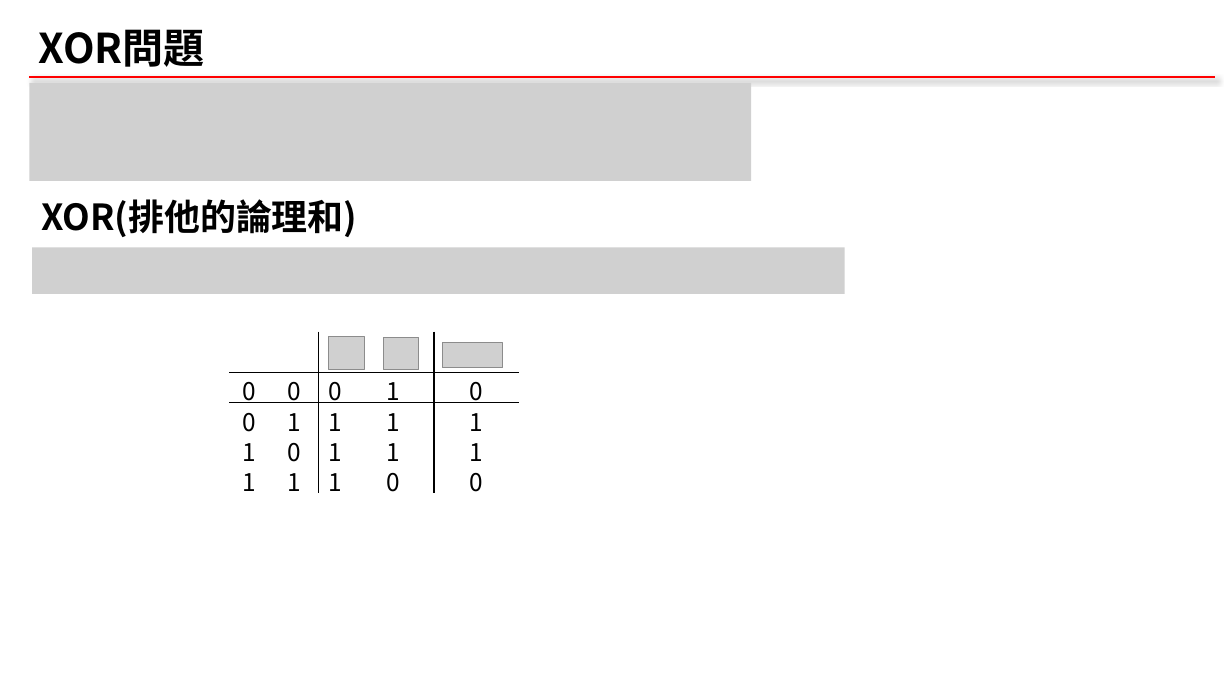
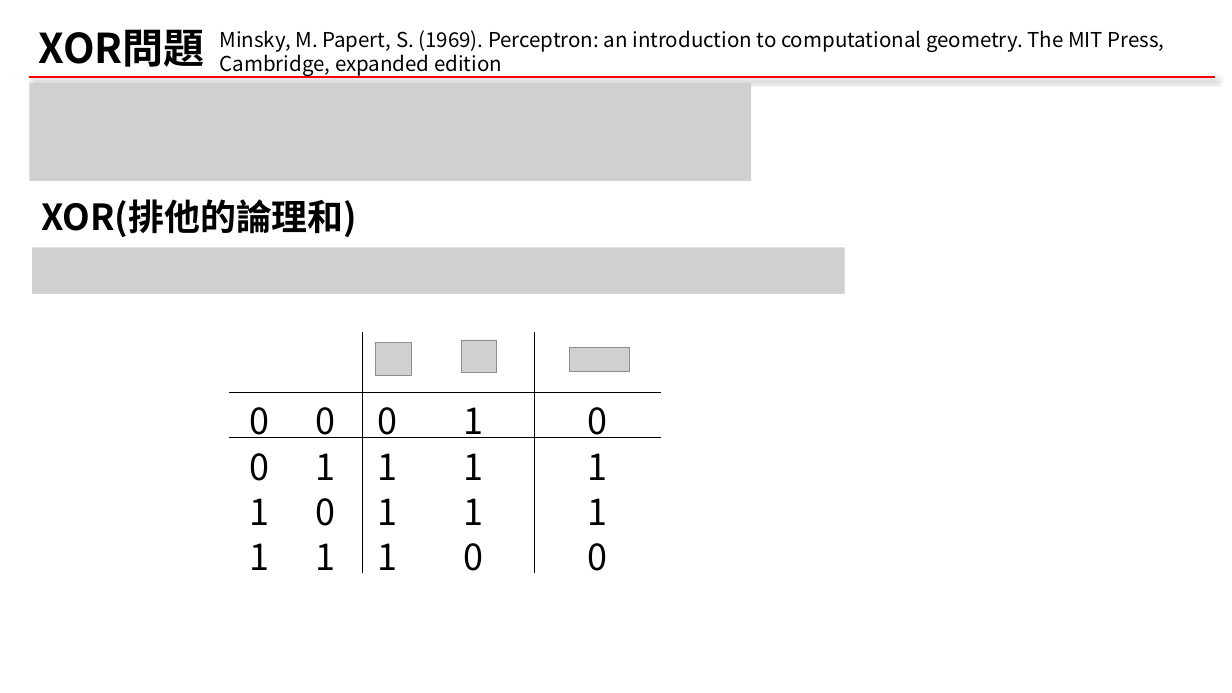
Before and after one commit to qqinxl2015/machine-learning-basic, a slide deck: slide 12 of _ML_01_NN.pptx (slide 9 before the commit). Drawn at 1232x693 pixels with LibreOffice and Linux fonts; fonts in the diff are those of the drawing; grey boxes stand for pictures; background and template pictures are left out. Boxes give left, top, right and bottom in pixels: in the first picture for what was removed or moved away, otherwise in the second. Text is boxed around its words. In the diff, an @@ line names an element or a change of style, - is before the commit and + after.

```diff
--- a/_ML_01_NN.pptx
+++ b/_ML_01_NN.pptx
@@ text added at [220,30,1165,77], 16 pt, text #000000 @@
+Minsky, M. Papert, S. (1969). Perceptron: an introduction to computational geometry. The MIT Press, Cambridge, expanded edition
@@ table at [229,332,661,575] @@
@@ size 19 to 28 pt @@
@@ table: place and size @@
-table at [229,332,519,496]
+table at [229,332,661,575]
@@ picture: place and size @@
-picture at [329,337,364,370]
+picture at [376,343,411,375]
@@ picture: place and size @@
-picture at [384,337,419,370]
+picture at [461,340,496,372]
@@ picture: place and size @@
-picture at [443,343,503,368]
+picture at [569,348,629,372]
```
Also in this commit, not shown: 14 other slides changed, 4 slides added, 1 slide removed, 1 other file.
